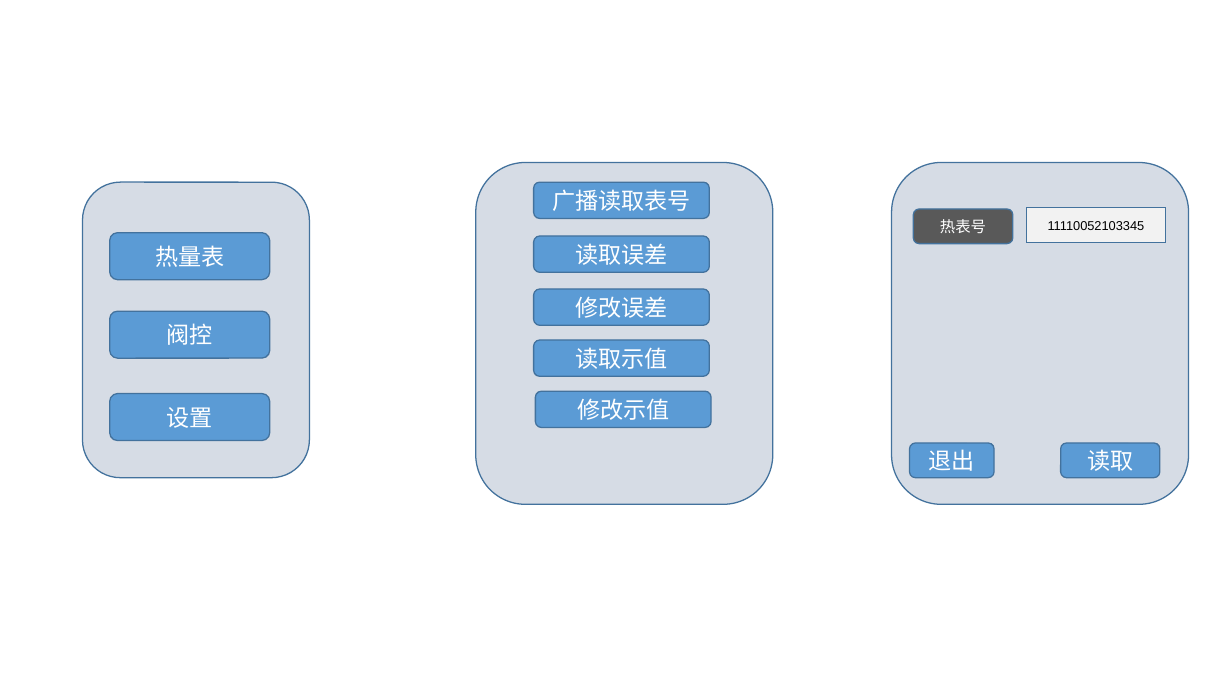
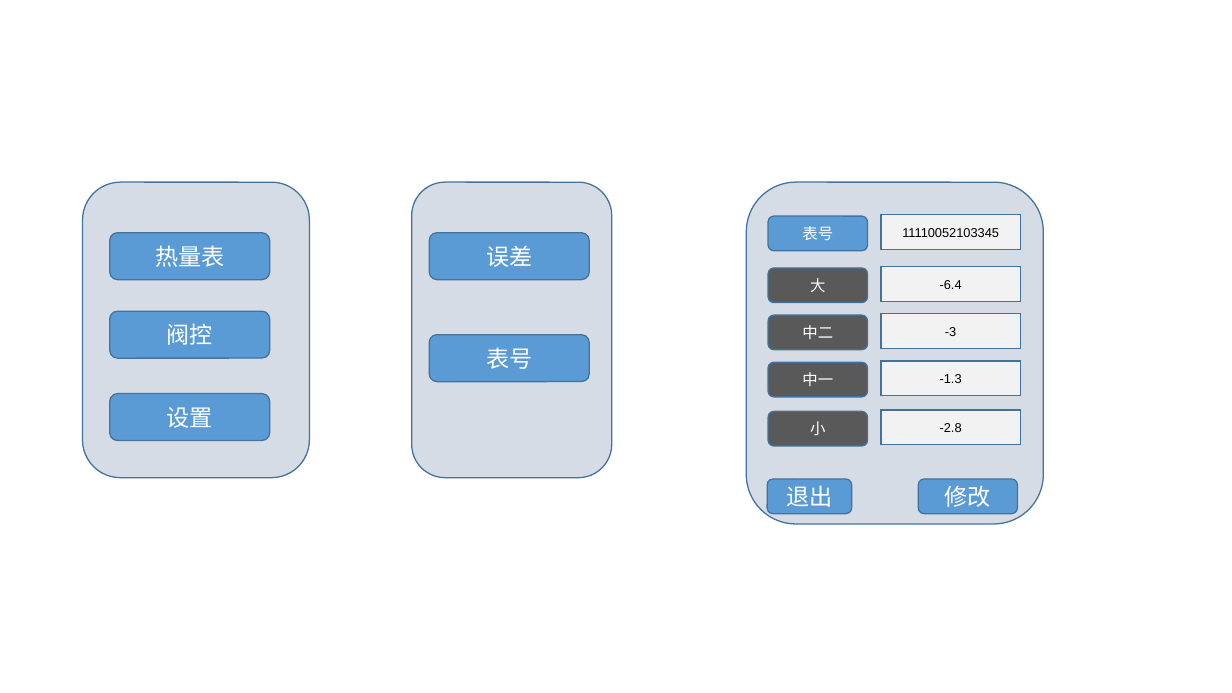
Before and after one commit to flimmy78/HandDevice, a slide deck: slide 9 of docs/design/界面设计.pptx. Drawn at 1232x693 pixels with LibreOffice and Linux fonts; fonts in the diff are those of the drawing. Boxes give left, top, right and bottom in pixels: in the first picture for what was removed or moved away, otherwise in the second. Text is boxed around its words. In the diff, an @@ line names an element or a change of style, - is before the commit and + after.

Commit message:
更新界面设计和热表阀门程序的用户手册

```diff
--- a/docs/design/界面设计.pptx
+++ b/docs/design/界面设计.pptx
@@ rounded rectangle: place and size @@
-rounded rectangle at box(476, 163, 773, 505)
+rounded rectangle at box(412, 182, 612, 478)
@@ rounded rectangle removed at box(534, 182, 710, 218) @@
-广播读取表号
@@ rounded rectangle: place and size @@
-rounded rectangle at box(892, 163, 1189, 505)
+rounded rectangle at box(747, 182, 1043, 524)
@@ rounded rectangle "误差": place and size @@
-rounded rectangle "误差" at box(534, 236, 710, 272)
+rounded rectangle "误差" at box(430, 233, 590, 280)
@@ rounded rectangle "表号": place and size @@
-rounded rectangle "表号" at box(913, 209, 1013, 243)
+rounded rectangle "表号" at box(768, 216, 868, 250)
@@ rounded rectangle "表号" at box(768, 216, 868, 250): fill #595959 to #5B9BD5 @@
@@ text in rounded rectangle at box(802, 226, 833, 240): text changed @@
-热表号
+表号
@@ rectangle "11110052103345": place and size @@
-rectangle "11110052103345" at box(1027, 208, 1166, 242)
+rectangle "11110052103345" at box(882, 214, 1021, 249)
@@ text in rounded rectangle at box(486, 245, 532, 267): text changed @@
-读取误差
+误差
@@ rounded rectangle added at box(768, 268, 868, 302), fill #595959, outline #43739E 1 pt, 12 pt, text #FFFFFF @@
+大
@@ rectangle added at box(882, 267, 1021, 301), fill #F2F2F2, outline #43739E 1 pt, 10 pt, text #000000 @@
+-6.4
@@ rounded rectangle added at box(768, 315, 868, 349), fill #595959, outline #43739E 1 pt, 12 pt, text #FFFFFF @@
+中二
@@ rectangle added at box(882, 314, 1021, 348), fill #F2F2F2, outline #43739E 1 pt, 10 pt, text #000000 @@
+-3
@@ rounded rectangle added at box(430, 335, 590, 382), fill #5B9BD5, outline #43739E 1 pt, 18 pt, text #FFFFFF @@
+表号
@@ rounded rectangle removed at box(534, 340, 710, 376) @@
-读取示值
@@ rounded rectangle added at box(768, 362, 868, 396), fill #595959, outline #43739E 1 pt, 12 pt, text #FFFFFF @@
+中一
@@ rectangle added at box(882, 361, 1021, 396), fill #F2F2F2, outline #43739E 1 pt, 10 pt, text #000000 @@
+-1.3
@@ rounded rectangle removed at box(535, 391, 711, 427) @@
-修改示值
@@ rounded rectangle added at box(768, 411, 868, 445), fill #595959, outline #43739E 1 pt, 12 pt, text #FFFFFF @@
+小
@@ rectangle added at box(882, 410, 1021, 445), fill #F2F2F2, outline #43739E 1 pt, 10 pt, text #000000 @@
+-2.8
@@ rounded rectangle removed at box(1061, 443, 1160, 477) @@
-读取
@@ rounded rectangle "退出": place and size @@
-rounded rectangle "退出" at box(909, 443, 994, 477)
+rounded rectangle "退出" at box(767, 479, 851, 513)
@@ rounded rectangle "修改": place and size @@
-rounded rectangle "修改" at box(534, 289, 710, 325)
+rounded rectangle "修改" at box(919, 479, 1018, 513)
@@ text in rounded rectangle at box(945, 485, 991, 507): text changed @@
-修改误差
+修改
```
Also in this commit, not shown: 1 other slide changed, 1 other file.
